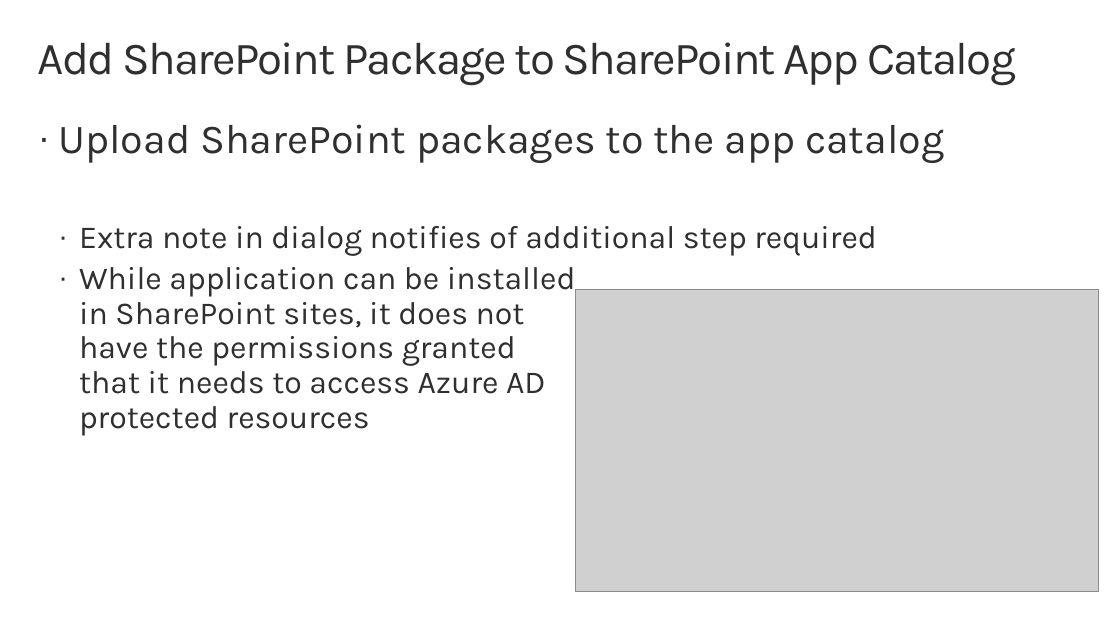
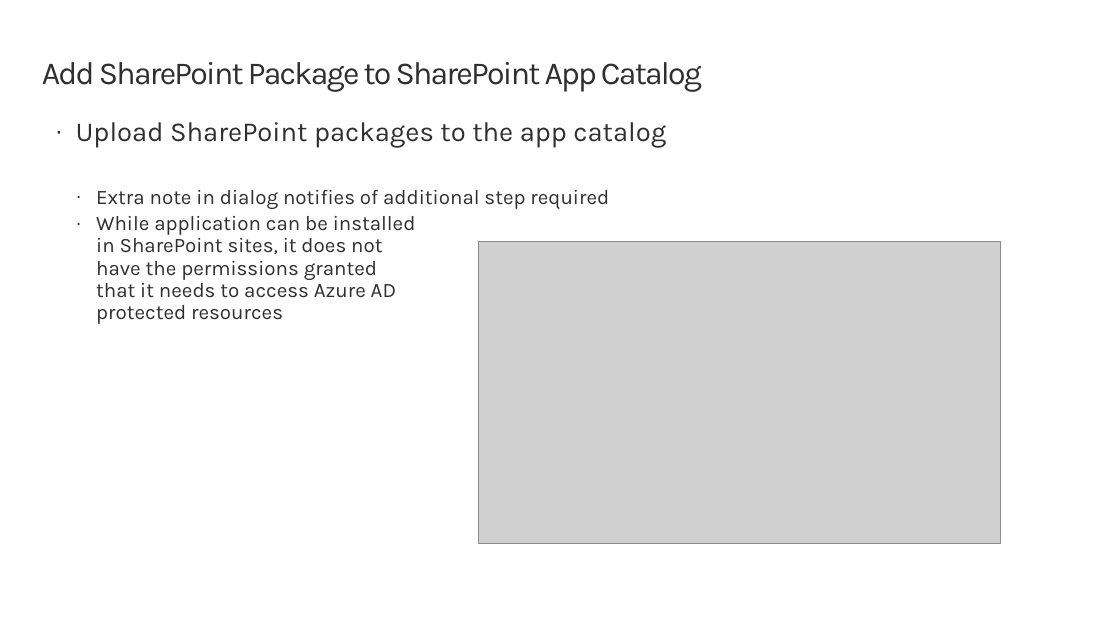
Before and after one commit to SharePoint/sp-dev-training-spfx-graph-3rdpartyapis, a slide deck: slide 12 of 03 msgraphpclient.pptx. Drawn at 1120x630 pixels with LibreOffice and Linux fonts; fonts in the diff are those of the drawing; grey boxes stand for pictures; background and template pictures are left out. Boxes give left, top, right and bottom in pixels: in the first picture for what was removed or moved away, otherwise in the second. Text is boxed around its words. In the diff, an @@ line names an element or a change of style, - is before the commit and + after.

```diff
--- a/03 msgraphpclient.pptx
+++ b/03 msgraphpclient.pptx
@@ title "Add SharePoint Package to SharePoint ...": place and size @@
-title "Add SharePoint Package to SharePoint ..." at bbox=[38, 42, 1016, 85]
+title "Add SharePoint Package to SharePoint ..." at bbox=[42, 62, 702, 92]
@@ title "Add SharePoint Package to SharePoint ..." at bbox=[42, 62, 702, 92]: size 40 to 28 pt @@
@@ text "Upload SharePoint packages to the ...": place and size @@
-text "Upload SharePoint packages to the ..." at bbox=[58, 124, 944, 436]
+text "Upload SharePoint packages to the ..." at bbox=[76, 122, 666, 324]
@@ text "Upload SharePoint packages to the ..." at bbox=[76, 122, 666, 324]: size 36 to 24 pt in "Upload SharePoint packages to the app catalog"; size 28 to 18 pt in "Extra note in dialog notifies of additional ...", "While application can be installed in SharePoint ..."; less space between paragraphs @@
@@ picture: place and size @@
-picture at bbox=[576, 290, 1098, 592]
+picture at bbox=[478, 241, 1001, 544]
```
Also in this commit, not shown: 8 other slides changed, 1 other file.
